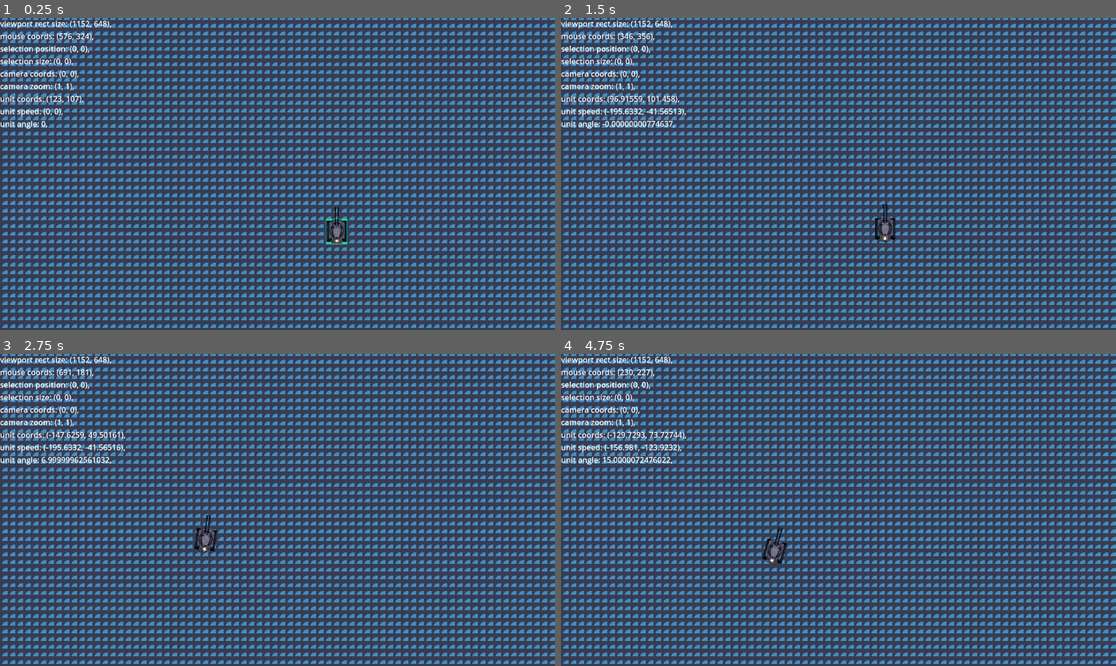
Above: before the commit, frames 1-4 (two rows, left to right).
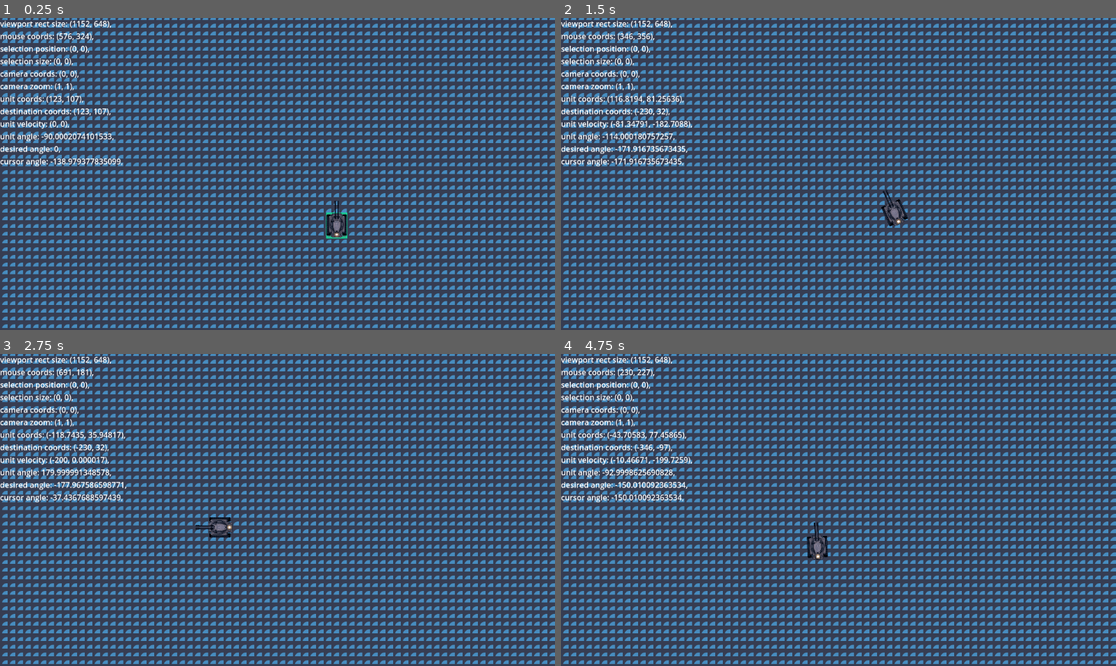
Above: after the commit, the same moments.

Repository: OleksandrLevchuk/godot4-rts
Game: Godot game, scene res://world.tscn
The game is run twice, just before and just after one commit, with the same random seed, the same clock (stepped at 60 frames per second) and the same inputs. The engine's default icon, where the game draws it, is replaced by a stand-in: a white triangle on a blue panel in a dark square.
Inputs (mouse positions are in pixels of both pictures, inside the frame that each line leads up to):
- Up to frame 1 (0.25 s): no input
- Up to frame 2 (1.5 s): tap Enter at 0.5 s; move the mouse to (960, 158) at 0.52 s; click (960, 158) at 0.6 s; tap Space at 1.25 s; move the mouse to (727, 189) at 1.27 s; right-click (727, 189) at 1.35 s
- Up to frame 3 (2.75 s): move the mouse to (333, 441) at 2.02 s; click (333, 441) at 2.1 s
- Up to frame 4 (4.75 s): move the mouse to (810, 572) at 2.77 s; right-click (810, 572) at 2.85 s; move the mouse to (1005, 556) at 3.52 s; click (1005, 556) at 3.6 s; move the mouse to (672, 463) at 4.27 s; right-click (672, 463) at 4.35 s

The runs differ from the first frame. In frame 1, 1.2% of the frame differs, in the area x 0-63%, y 28-73%; in frame 2, 1.8%; in frame 3, 1.8%; in frame 4, 1.9%, in the area x 0-49%, y 24-68%.

Commit message:
21 hours in
implemented proper vehicle movement:
to move ahead, the tank has to first turn to face the destination,
that is, it can't drive sideways

Diff:
--- a/info.gd
+++ b/info.gd
@@ -3,6 +3,7 @@
 @onready var panel = get_node('../selectbox')
 @onready var unit = get_node("../../Units/unit")
 @onready var camera = get_node('../../Camera')
+@onready var cursor_offset = get_viewport().get_visible_rect().size/2
 
 func _process(_delta):
 	var dict = {
@@ -13,8 +14,11 @@
 		'camera coords': camera.position,
 		'camera zoom': camera.zoom,
 		'unit coords': unit.position,
-		'unit speed': unit.velocity,
+		'destination coords': unit.destination,
+		'unit velocity': unit.velocity,
 		'unit angle': rad_to_deg(unit.rotation),
+		'desired angle': rad_to_deg(unit.position.angle_to_point(unit.destination)),
+		'cursor angle': rad_to_deg(unit.position.angle_to_point(get_global_mouse_position()-cursor_offset))
 	}
 	var s = ''
 	for key in dict:
--- a/project.godot
+++ b/project.godot
@@ -30,6 +30,5 @@
 
 [rendering]
 
-textures/canvas_textures/default_texture_filter=0
 renderer/rendering_method="gl_compatibility"
 renderer/rendering_method.mobile="gl_compatibility"
--- a/todo list.gd
+++ b/todo list.gd
@@ -1,6 +1,9 @@
 extends Node
-var list = '
+var done = '
 change the tank orientation as it moves
+'
+var todo = '
+make the tank have a gradual acceleration, with reduced turn rate at low and high speeds
 try to make a photoshop like navigation in godot
 make the tank turret separate for future animations
 look into pathfinding...
--- a/unit.gd
+++ b/unit.gd
@@ -7,7 +7,9 @@
 var is_moving = false
 var is_rotating = false
 var max_speed = 200
-var rotation_speed = PI / 3 # how many seconds it takes to do a 180 degrees turn
+var rotation_speed = PI / 1 # how many seconds it takes to do a 180 degrees turn
+var desired_rotation = 0
+var rotation_threshold = deg_to_rad( 1 )
 
 func _ready():
 	animation.speed_scale = 2.0
@@ -17,7 +19,6 @@
 	is_selected = value
 	box.visible = value
 
-
 func _input(event):
 	if event.is_action_pressed('right_click'):
 		destination = get_global_mouse_position()
@@ -25,17 +26,20 @@
 		is_rotating = true
 		animation.play('drive')
 
-func _physics_process(_delta):
-	if not is_moving: # waiting for orders
+func get_rotation_direction(start_angle: float, target_angle: float) -> int:
+	var diff = target_angle - start_angle
+	return sign(diff) if abs(diff) < PI else -sign(diff)
+
+func _physics_process(delta):
+	if not is_moving: # no orders has been given yet
 		return # so do nothing
-	if position.distance_to(destination) < 15: # we've arrived, let's stop
+	desired_rotation = position.angle_to_point(destination)
+	var difference = wrapf( desired_rotation - rotation, -PI, PI ) # wrapf allows subtracting angles without bugs
+#	var difference = asin(sin(rotation-desired_rotation)) # this also should work ???
+	if abs( difference ) > deg_to_rad( 1 ): # if the difference is too big
+		rotation = wrapf( rotation + rotation_speed * delta * sign(difference), -PI, PI ) # rotates in the direction of the difference
+	velocity = Vector2( cos(rotation), sin(rotation) ) * max_speed
+	move_and_slide()
+	if position.distance_to(destination) < 25: # we've arrived, let's stop
 		is_moving = false
 		animation.stop()
-		return # otherwise, keep moving
-	if is_rotating:
-		var angle_to_destination = position.angle_to_point(destination)
-		rotation = rotation + deg_to_rad( randi()%3 - 1 )
-		if abs( rotation - angle_to_destination ) < deg_to_rad( 5 ):
-			is_rotating = false
-	velocity = position.direction_to(destination) * max_speed
-	move_and_slide()
--- a/unit.tscn
+++ b/unit.tscn
@@ -54,21 +54,26 @@
 }
 
 [node name="CharacterBody2D" type="CharacterBody2D" groups=["units"]]
+rotation = -1.5708
+motion_mode = 1
 script = ExtResource("1_rodqq")
 
 [node name="CollisionShape2D" type="CollisionShape2D" parent="."]
-position = Vector2(0, 12.5)
+position = Vector2(0, -0.125)
+rotation = 1.5708
 shape = SubResource("RectangleShape2D_j1shc")
 
 [node name="selectbox" type="Panel" parent="."]
-visible = false
-offset_left = -22.0
-offset_top = -14.0
-offset_right = 22.0
-offset_bottom = 39.0
+offset_left = 27.0
+offset_top = -22.0
+offset_right = 71.0
+offset_bottom = 32.0
+rotation = 1.5708
 theme_override_styles/panel = SubResource("StyleBoxFlat_ujj1i")
 
 [node name="Tank" type="Sprite2D" parent="."]
+position = Vector2(13, 0)
+rotation = 1.5708
 scale = Vector2(0.25, 0.25)
 texture = ExtResource("2_gikie")
 hframes = 4
